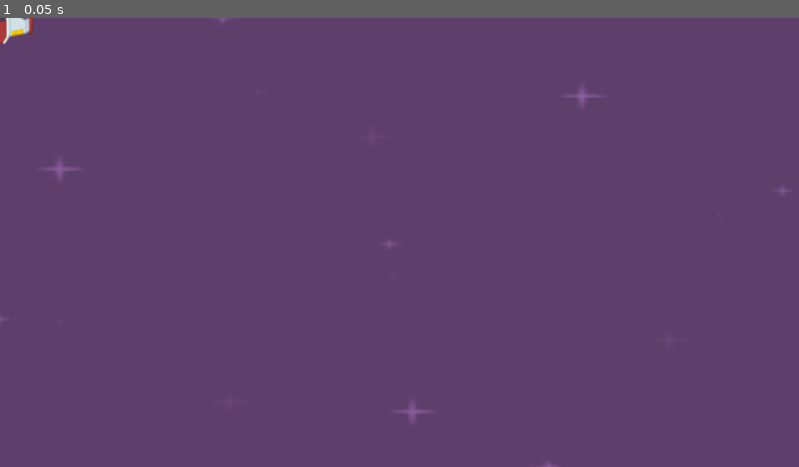
Above: before the commit, frame 1.
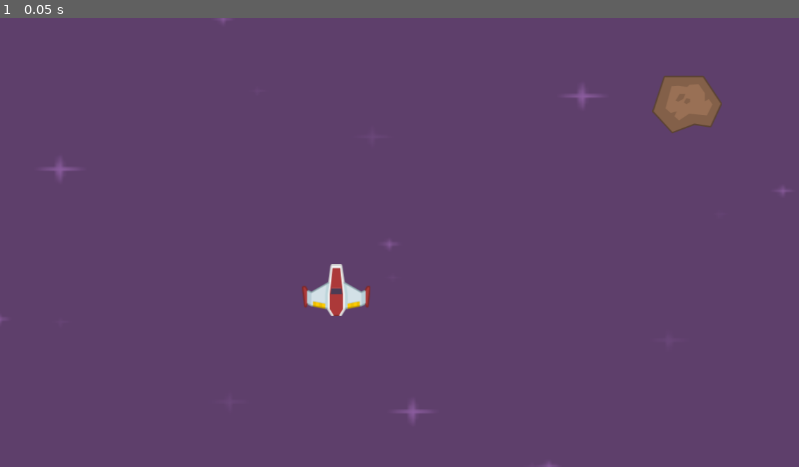
Above: after the commit, the same moment.

Repository: mikeddol/godot-space-shooter
Game: Godot game, scene res://Scenes/level.tscn
Two runs of this game, one before a commit and one after it. Both use one fixed random seed, a clock stepped at 60 frames per second and the inputs below. The project has no main scene, so this scene is started directly.
Inputs:
- Up to frame 1 (0.05 s): no input

The runs differ from the first frame. In frame 1, 1.5% of the frame differs, in the area x 0-91%, y 0-67%.

Commit message:
Add meteor

Diff:
--- a/Scenes/level.tscn
+++ b/Scenes/level.tscn
@@ -1,7 +1,8 @@
-[gd_scene load_steps=3 format=3 uid="uid://b1vywpd3527i2"]
+[gd_scene load_steps=4 format=3 uid="uid://b1vywpd3527i2"]
 
 [ext_resource type="Texture2D" uid="uid://bl6nvvhdieq6v" path="res://Backgrounds/purple.png" id="1_k5f4k"]
 [ext_resource type="PackedScene" uid="uid://c4d5mgrejj7iu" path="res://Scenes/player.tscn" id="1_tumq0"]
+[ext_resource type="PackedScene" uid="uid://dhstk1lrkwsm1" path="res://Scenes/meteor.tscn" id="3_6phgx"]
 
 [node name="Level" type="Node2D"]
 
@@ -11,3 +12,7 @@
 texture = ExtResource("1_k5f4k")
 
 [node name="Player" parent="." instance=ExtResource("1_tumq0")]
+position = Vector2(485, 393)
+
+[node name="Meteor" parent="." instance=ExtResource("3_6phgx")]
+position = Vector2(991, 125)
--- /dev/null
+++ b/Scenes/meteor.tscn
@@ -0,0 +1,8 @@
+[gd_scene load_steps=2 format=3 uid="uid://dhstk1lrkwsm1"]
+
+[ext_resource type="Texture2D" uid="uid://bc2o84j0mbrxp" path="res://PNG/Meteors/meteorBrown_big1.png" id="1_5civa"]
+
+[node name="Meteor" type="Node2D"]
+
+[node name="Sprite2D" type="Sprite2D" parent="."]
+texture = ExtResource("1_5civa")
